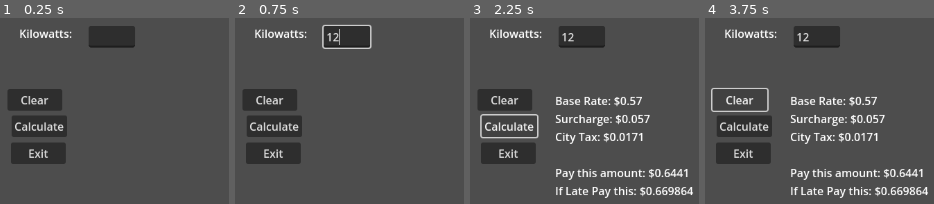
Above: before the commit, frames 1-4 (left to right).
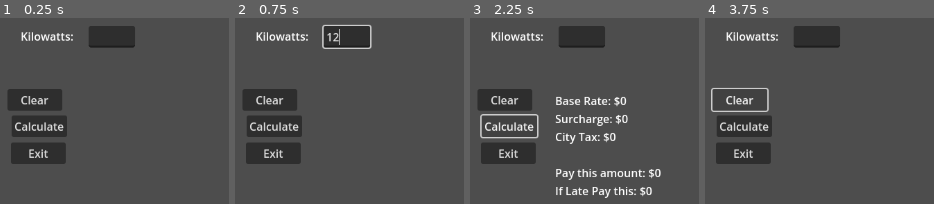
Above: after the commit, the same moments.

Repository: dcChilshock/GameDesign1
Game: Godot game, scene res://prog_93a.tscn
Same seed, same stepped clock (60 frames per second), same inputs: the game is played once before the commit and once after it. This scene is started directly instead of the project's main scene.
Inputs (mouse positions are in pixels of both pictures, inside the frame that each line leads up to):
- Up to frame 1 (0.25 s): no input
- Up to frame 2 (0.75 s): click (347, 36) at 0.52 s; type "12" at 0.6 s
- Up to frame 3 (2.25 s): click "Clear" at 1.25 s; click "Calculate" at 2 s
- Up to frame 4 (3.75 s): click "Calculate" at 2.75 s; click "Clear" at 3.5 s

The runs differ from the first frame. In frame 1, 0.9% of the frame differs, in the area x 8-32%, y 5-13%; in frame 2, 0.9%; in frame 3, 2.4%; in frame 4, 6.3%, in the area x 8-98%, y 5-97%.

Commit message:
Update

Diff:
--- a/prog_93a.gd
+++ b/prog_93a.gd
@@ -23,7 +23,8 @@
 
 
 func _on_clearbtn_pressed():
-	pass # Replace with function body.
+	$Bigmanoutput.text=""
+	$Kilowatts.text=""
 
 
 func _on_exitbtn_pressed():
--- a/prog_93a.tscn
+++ b/prog_93a.tscn
@@ -44,10 +44,10 @@
 
 [node name="kilowattlbl" type="Label" parent="."]
 layout_mode = 0
-offset_left = 35.0
-offset_top = 67.0
-offset_right = 125.0
-offset_bottom = 96.0
+offset_left = 37.0
+offset_top = 71.0
+offset_right = 127.0
+offset_bottom = 100.0
 text = "Kilowatts:"
 
 [node name="Kilowatts" type="LineEdit" parent="."]
